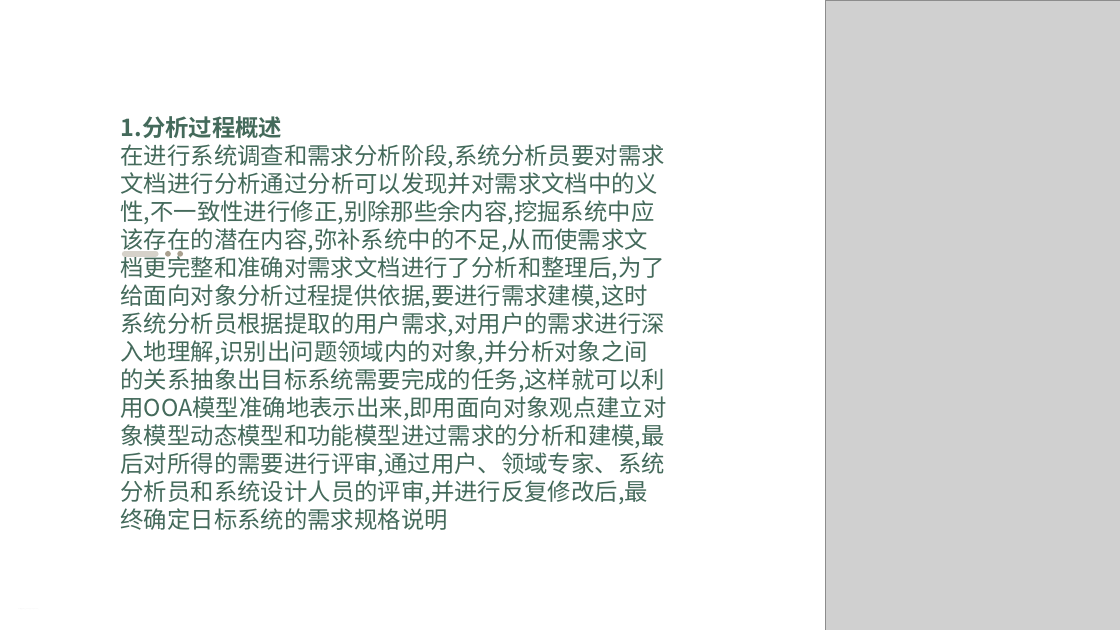
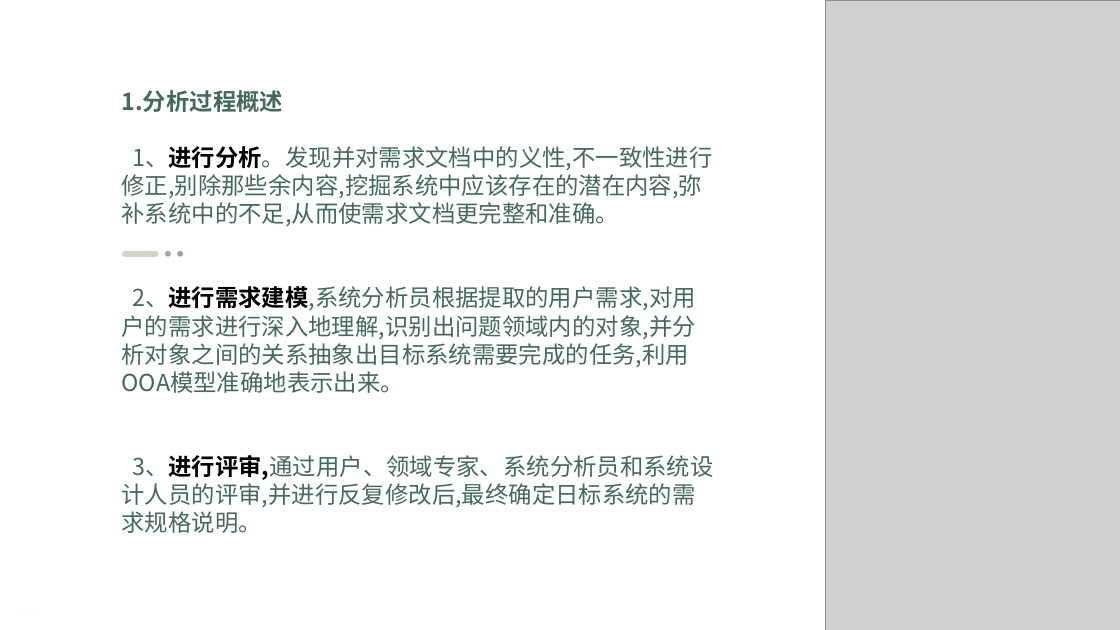
Before and after one commit to Ysuny2333/SRA2022-G15, a slide deck: slide 23 of 翻转课堂/SRA2022-G15-面向对象技术和建模方法.pptx (slide 21 before the commit). Drawn at 1120x630 pixels with LibreOffice and Linux fonts; fonts in the diff are those of the drawing; grey boxes stand for pictures. Boxes give left, top, right and bottom in pixels: in the first picture for what was removed or moved away, otherwise in the second. Text is boxed around its words. In the diff, an @@ line names an element or a change of style, - is before the commit and + after.

Commit message:
Update SRA2022-G15-面向对象技术和建模方法.pptx
面向对象技术和建模方法v1.1.0

```diff
--- a/翻转课堂/SRA2022-G15-面向对象技术和建模方法.pptx
+++ b/翻转课堂/SRA2022-G15-面向对象技术和建模方法.pptx
@@ text "1.分析过程概述": place and size @@
-text "1.分析过程概述" at (121, 116, 667, 530)
+text "1.分析过程概述" at (122, 90, 714, 533)
@@ text at (122, 146, 714, 533): text changed @@
-在进行系统调查和需求分析阶段,系统分析员要对需求文档进行分析通过分析可以发现并对需求文档中的义性,不一致性进行修正,别除那些余内容,挖掘系统中应该存在的潜在内容,弥补系统中的不足,从而使需求文档更完整和准确对需求文档进行了分析和整理后,为了给面向对象分析过程提供依据,要进行需求建模,这时系统分析员根据提取的用户需求,对用户的需求进行深入地理解,识别出问题领域内的对象,并分析对象之间的关系抽象出目标系统需要完成的任务,这样就可以利用OOA模型准确地表示出来,即用面向对象观点建立对象模型动态模型和功能模型进过需求的分析和建模,最后对所得的需要进行评审,通过用户、领域专家、系统分析员和系统设计人员的评审,并进行反复修改后,最终确定日标系统的需求规格说明
+1、进行分析。发现并对需求文档中的义性,不一致性进行修正,别除那些余内容,挖掘系统中应该存在的潜在内容,弥补系统中的不足,从而使需求文档更完整和准确。
+2、进行需求建模,系统分析员根据提取的用户需求,对用户的需求进行深入地理解,识别出问题领域内的对象,并分析对象之间的关系抽象出目标系统需要完成的任务,利用OOA模型准确地表示出来。
+3、进行评审,通过用户、领域专家、系统分析员和系统设计人员的评审,并进行反复修改后,最终确定日标系统的需求规格说明。
```
Also in this commit, not shown: 20 other slides changed, 3 slides added, 1 slide removed.
